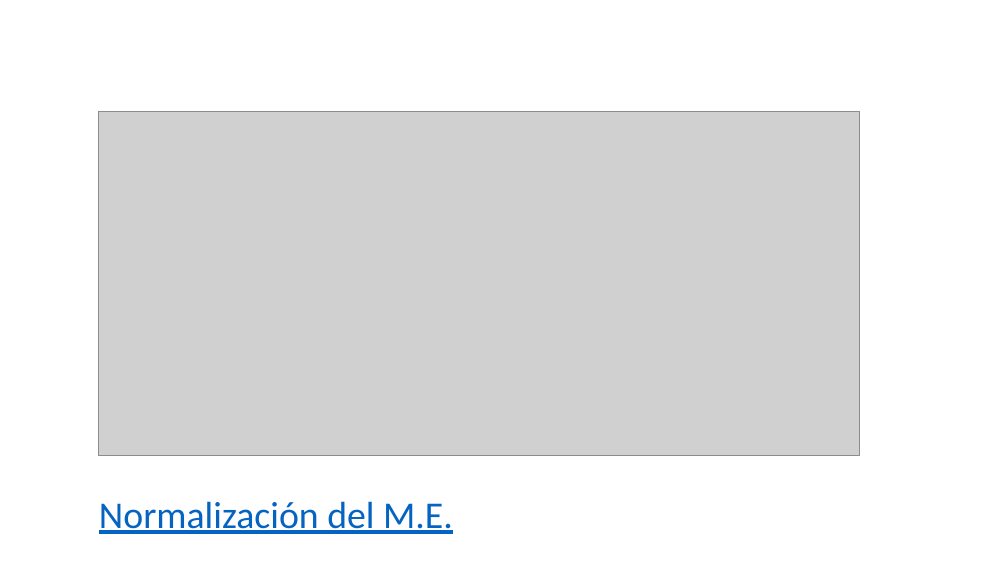
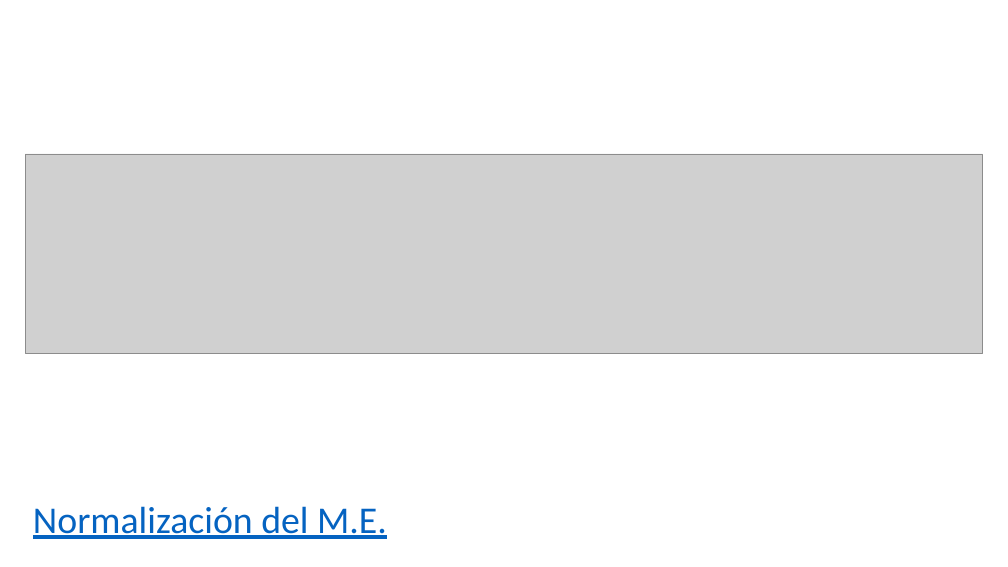
Before and after one commit to BrandonDuv033/Panify, a slide deck: slide 9 of Tercer Trimestre/Presentación - 3 Trimestre.pptx. Drawn at 1008x567 pixels with LibreOffice and Linux fonts; fonts in the diff are those of the drawing; grey boxes stand for pictures; background and template pictures are left out. Boxes give left, top, right and bottom in pixels: in the first picture for what was removed or moved away, otherwise in the second. Text is boxed around its words. In the diff, an @@ line names an element or a change of style, - is before the commit and + after.

```diff
--- a/Tercer Trimestre/Presentación - 3 Trimestre.pptx
+++ b/Tercer Trimestre/Presentación - 3 Trimestre.pptx
@@ picture: place and size @@
-picture at [98, 111, 860, 456]
+picture at [26, 154, 983, 354]
@@ text "Normalización del M.E.": place and size @@
-text "Normalización del M.E." at [99, 501, 453, 534]
+text "Normalización del M.E." at [33, 506, 387, 539]
```
Also in this commit, not shown: 5 other slides changed, 1 slide removed, 4 other files.
